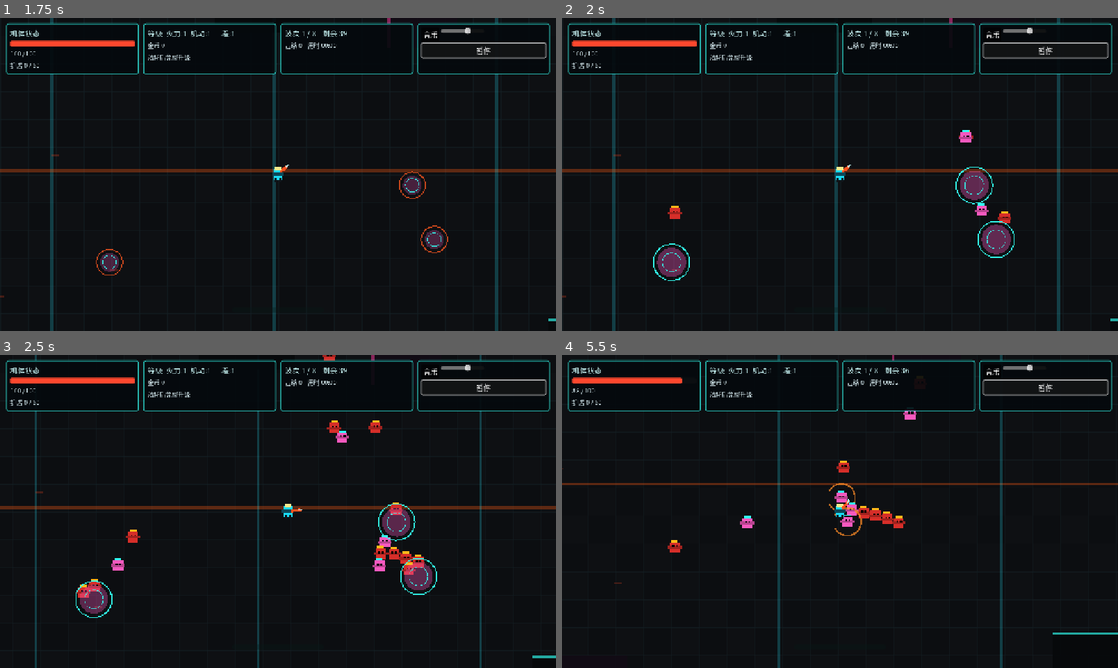
Above: before the commit, frames 1-4 (two rows, left to right).
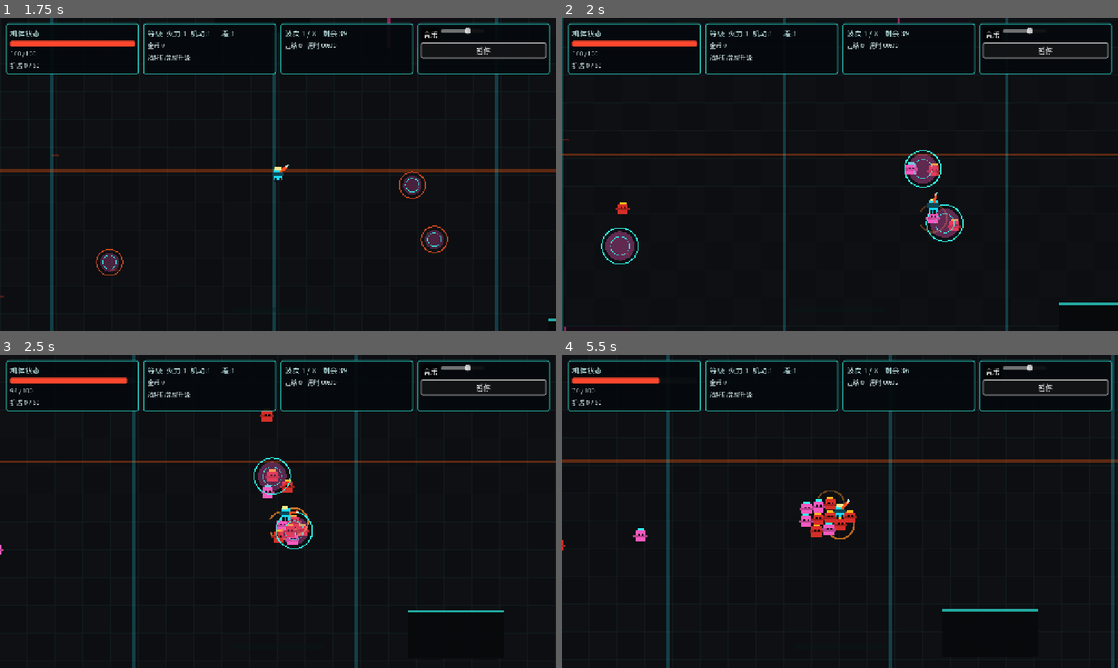
Above: after the commit, the same moments.

Repository: xiejiamincyq/2d-game
Game: Godot game, scene res://scenes/Main.tscn
Same seed, same stepped clock (60 frames per second), same inputs: the game is played once before the commit and once after it.
Inputs (mouse positions are in pixels of both pictures, inside the frame that each line leads up to):
- Up to frame 1 (1.75 s): click "开始清剿" at 0.5 s; click "音乐" at 1.25 s
- Up to frame 2 (2 s): no input
- Up to frame 3 (2.5 s): tap Enter at 2 s; move the mouse to (400, 495) at 2.02 s; hold D (move_right) from 2.03 s (still down); right-click (400, 495) at 2.1 s; tap Space at 2.27 s
- Up to frame 4 (5.5 s): move the mouse to (728, 527) at 2.77 s; release D (move_right) at 2.78 s; hold S (move_down) 2.78-3.5 s; click (728, 527) at 2.85 s; tap Space at 3.02 s; click "继续" at 3.5 s; click "继续清剿" at 4.25 s; move the mouse to (895, 442) at 5.02 s; hold D (move_right) from 5.03 s (still down); tap R at 5.1 s

Frame 1 is identical in both runs. In frame 2, 7.6% of the frame differs, in the area x 0-100%, y 0-100%; in frame 3, 7.3%; in frame 4, 6.1%.

Commit message:
fix: preserve world coordinates for portal spawns

Diff:
--- a/scripts/systems/WaveDirector.gd
+++ b/scripts/systems/WaveDirector.gd
@@ -142,11 +142,13 @@
 	spawn_queue.clear()
 	for index in range(portal_count):
 		var portal: Node = SpawnPortalScript.new()
-		portal.global_position = sample_portal_position(player.global_position, spawn_rng)
+		var portal_position := sample_portal_position(player.global_position, spawn_rng)
 		portal.set_process(false)
 		var burst_duration := maxf(1.2, ceilf(float(queues[index].size()) / float(PORTAL_SPAWN_COUNT)) * PORTAL_SPAWN_INTERVAL + 0.25)
-		portal.configure(portal.global_position, 0.7, burst_duration)
 		portal_parent.add_child(portal)
+		# The portal layer can be transformed independently from the enemy layer.
+		# Attach first so this remains an actual world-space spawn point.
+		portal.configure(portal_position, 0.7, burst_duration)
 		active_portals.append(portal)
 		portal_spawn_queues[portal.get_instance_id()] = queues[index]
 		portal_spawn_timers[portal.get_instance_id()] = 0.0
@@ -227,9 +229,12 @@
 		enemy.world_bounds = world_bounds
 	enemy.setup(kind, wave_index + 1, projectile_parent)
 	var spawn_bounds := world_bounds.grow(-enemy.body_radius) if world_bounds.size != Vector2.ZERO else Rect2()
+	enemy_parent.add_child(enemy)
+	# Set world coordinates after parenting. Otherwise a transformed world/layer
+	# silently interprets the portal position as local and can launch enemies
+	# toward an unrelated map edge on their first pursuit frame.
 	enemy.global_position = position.clamp(spawn_bounds.position, spawn_bounds.end - Vector2.ONE) if spawn_bounds.size != Vector2.ZERO else position
 	enemy.velocity = Vector2.ZERO
-	enemy_parent.add_child(enemy)
 	active_enemies.append(enemy)
 	enemy.tree_exiting.connect(_on_enemy_tree_exiting.bind(enemy), CONNECT_ONE_SHOT)
 	enemy.died.connect(_on_enemy_died)
--- a/scripts/tests/PortalTest.gd
+++ b/scripts/tests/PortalTest.gd
@@ -85,6 +85,52 @@
 	for enemy in attack_enemies.get_children():
 		if not _assert_true(director.world_bounds.has_point(enemy.global_position), "portal enemy spawned outside the map"):
 			return
+	# Portal and enemy layers may be nested under transformed world nodes in a
+	# gameplay scene. Their positions are world-space contracts, not local ones.
+	# This recreates the reported edge-flight symptom: assigning a global point
+	# before reparenting offsets the node and sends its first pursuit vector in
+	# the wrong direction.
+	var transformed_world := Node2D.new()
+	transformed_world.position = Vector2(260.0, -170.0)
+	var transformed_player := Node2D.new()
+	transformed_player.global_position = Vector2(120.0, 80.0)
+	var transformed_enemies := Node2D.new()
+	var transformed_projectiles := Node2D.new()
+	var transformed_portals := Node2D.new()
+	var transformed_director: Node = WaveDirectorScript.new()
+	root.add_child(transformed_world)
+	transformed_world.add_child(transformed_player)
+	transformed_world.add_child(transformed_enemies)
+	transformed_world.add_child(transformed_projectiles)
+	transformed_world.add_child(transformed_portals)
+	root.add_child(transformed_director)
+	transformed_director.set_process(false)
+	transformed_director.world_bounds = Rect2(-1400, -900, 2800, 1800)
+	transformed_director.player = transformed_player
+	transformed_director.enemy_parent = transformed_enemies
+	transformed_director.projectile_parent = transformed_projectiles
+	transformed_director.portal_parent = transformed_portals
+	transformed_director.wave_index = 0
+	var intended_enemy_position := Vector2(-315.0, 395.0)
+	var portal_seed := 0x51A7
+	var expected_portal_rng := RandomNumberGenerator.new()
+	expected_portal_rng.seed = portal_seed
+	var expected_portal_positions: Array[Vector2] = []
+	for index in range(3):
+		expected_portal_positions.append(transformed_director.sample_portal_position(transformed_player.global_position, expected_portal_rng))
+	transformed_director.spawn_rng.seed = portal_seed
+	transformed_director.spawn_queue.assign([0, 0, 0, 0, 0, 0, 0, 0, 0])
+	transformed_director.prepared_wave = true
+	if not _assert_true(transformed_director.begin_prepared_wave(), "transformed portal attack did not begin"):
+		return
+	for index in range(transformed_portals.get_child_count()):
+		var transformed_portal: Node2D = transformed_portals.get_child(index)
+		if not _assert_true(transformed_portal.global_position.distance_to(expected_portal_positions[index]) <= 0.01, "portal global spawn point shifted after entering a transformed layer"):
+			return
+	transformed_director._spawn_enemy_at(0, intended_enemy_position)
+	var transformed_enemy: Node2D = transformed_enemies.get_child(0)
+	if not _assert_true(transformed_enemy.global_position.distance_to(intended_enemy_position) <= 0.01, "enemy global spawn point shifted after entering a transformed layer"):
+		return
 	for enemy in attack_enemies.get_children():
 		enemy.queue_free()
 	await process_frame
@@ -95,6 +141,8 @@
 	portal.queue_free()
 	director.queue_free()
 	fixture.queue_free()
+	transformed_world.queue_free()
+	transformed_director.queue_free()
 	await process_frame
 	print("TEST PASS: PortalTest %d" % assertions)
 	quit(0)
